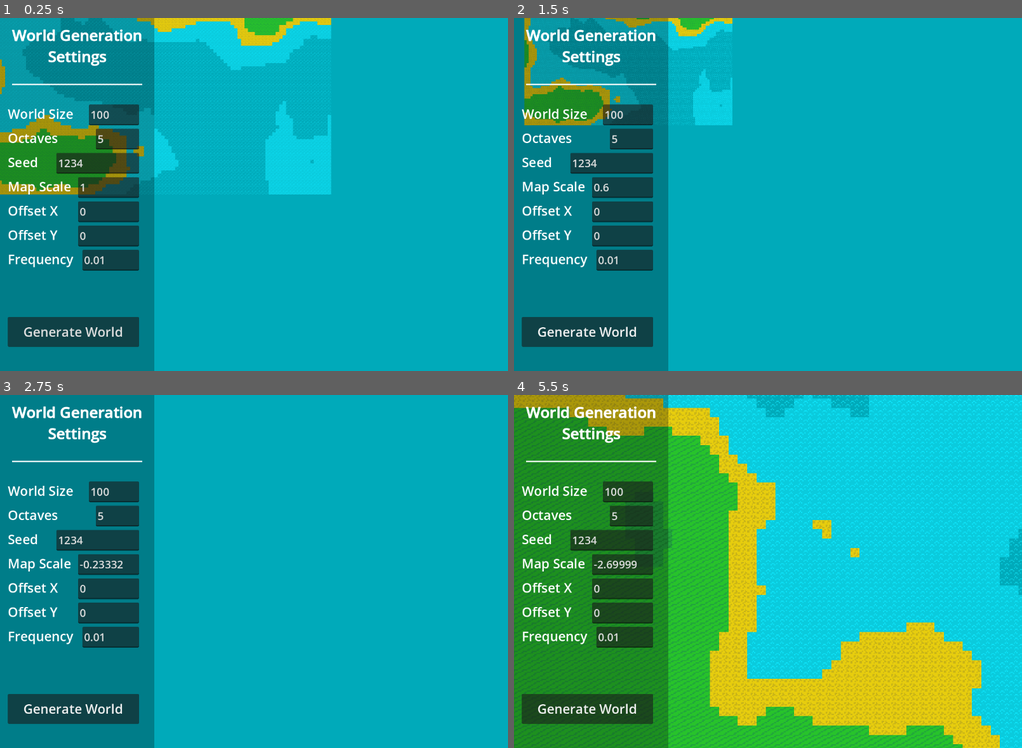
Above: before the commit, frames 1-4 (two rows, left to right).
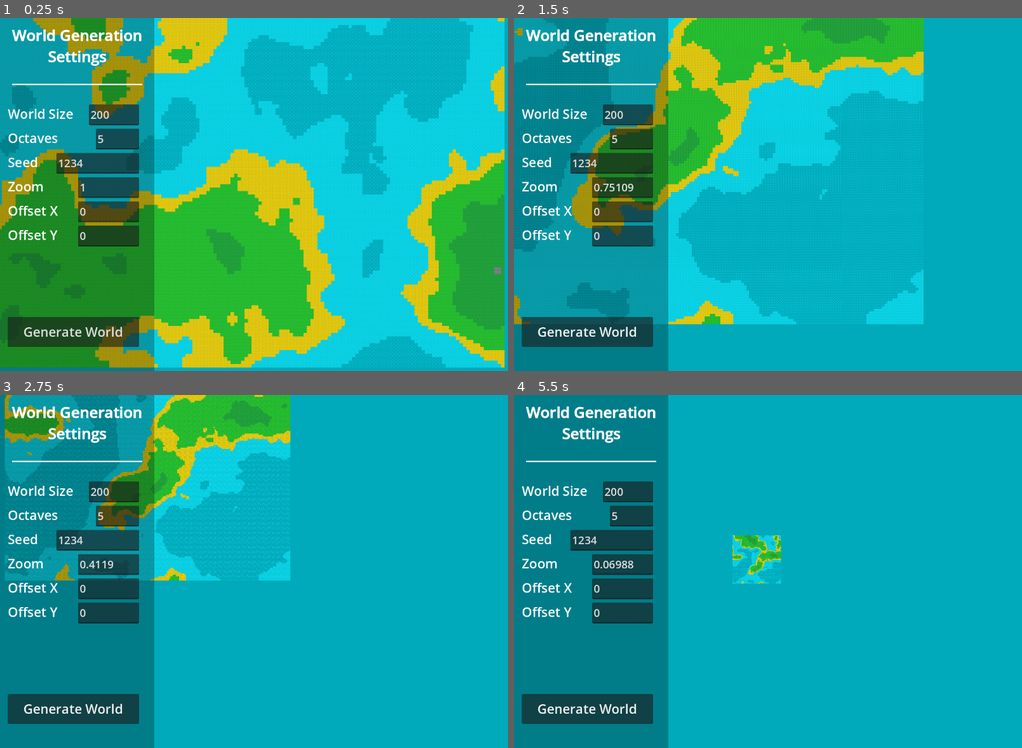
Above: after the commit, the same moments.

Repository: B0G4/BOG4T-s-World-Generator
Game: Godot game, scene res://main.tscn
The game is run twice, just before and just after one commit, with the same random seed, the same clock (stepped at 60 frames per second) and the same inputs.
Inputs (mouse positions are in pixels of both pictures, inside the frame that each line leads up to):
- Up to frame 1 (0.25 s): no input
- Up to frame 2 (1.5 s): click "Generate World" at 0.5 s; tap Enter at 1.25 s; move the mouse to (879, 176) at 1.27 s; hold D (right) from 1.28 s (still down); hold Mouse wheel down (scrolldown) from 1.28 s (still down)
- Up to frame 3 (2.75 s): tap Mouse wheel up (scrollup) at 1.55, 2.1 s; move the mouse to (152, 589) at 2.02 s; release D (right) at 2.03 s; release Mouse wheel down (scrolldown) at 2.03 s; hold S (down) from 2.03 s (still down); tap Mouse wheel down (scrolldown) at 2.3 s
- Up to frame 4 (5.5 s): move the mouse to (818, 493) at 2.77 s; release S (down) at 2.78 s; hold D (right) 2.78-3.53 s; hold Mouse wheel down (scrolldown) 2.78-3.53 s; tap Mouse wheel up (scrollup) at 3.05, 3.6, 4.55, 5.1 s; move the mouse to (742, 642) at 3.52 s; hold W (up) 3.53-4.28 s; tap Mouse wheel down (scrolldown) at 3.8, 5.3 s; move the mouse to (920, 624) at 4.27 s; hold Mouse wheel down (scrolldown) 4.28-5.03 s; hold A (left) from 4.28 s (still down); move the mouse to (615, 518) at 5.02 s

The runs differ from the first frame. In frame 1, 76% of the frame differs, in the area x 0-100%, y 0-100%; in frame 2, 40%; in frame 3, 16%; in frame 4, 97%.

Commit message:
improved camera and stuff

Diff:
--- a/main.gd
+++ b/main.gd
@@ -1,49 +1,62 @@
 extends Node2D
 
-
+@onready var camera = $"Camera2D"
+@onready var ui = $"UserInterfaceLayer/User Interface"
 var new = Vector2i.ZERO
 
 
 func _ready() -> void:
-	$"Map"._generate_world(100, 1234, 5, 2, Vector3(0, 0, 0))
+	$"Map"._generate_world(200, 1, 5, 2, Vector3(0, 0, 0))
 
 
 func _process(delta) -> void:
-	$"User Interface/FPS".text = "FPS " + str(Engine.get_frames_per_second())
+	camera_movement(delta)
+	camera_fixing()
+
+
+func camera_movement(delta):
+	ui.get_node("FPS").text = "FPS " + str(Engine.get_frames_per_second())
 	if Input.is_action_pressed("scrollup"):
-		$"Map".scale += Vector2(2 * delta, 2 * delta)
-		$"User Interface/Options/Map Scale/TextEdit".text = str(_round($"Map".scale.x, 5))
+		camera.zoom += Vector2(1 * delta, 1 * delta) * camera.zoom.length()
+		ui.get_node("Options/Map Scale/TextEdit").text = str(_round(camera.zoom.x, 5))
 	elif Input.is_action_pressed("scrolldown"):
-		$"Map".scale -= Vector2(2 * delta, 2 * delta)
-		$"User Interface/Options/Map Scale/TextEdit".text = str(_round($"Map".scale.x, 5))
+		camera.zoom -= Vector2(1 * delta, 1 * delta) * camera.zoom.length()
+		ui.get_node("Options/Map Scale/TextEdit").text = str(_round(camera.zoom.x, 5))
 	if Input.is_action_pressed("up"):
-		$"Map".position.y += 500 * delta
+		camera.position.y -= 500 * delta
 	elif Input.is_action_pressed("down"):
-		$"Map".position.y -= 500 * delta
+		camera.position.y += 500 * delta
 	if Input.is_action_pressed("left"):
-		$"Map".position.x += 500 * delta
+		camera.position.x -= 500 * delta
 	elif Input.is_action_pressed("right"):
-		$"Map".position.x -= 500 * delta
+		camera.position.x += 500 * delta
 
 
 func _on_button_pressed() -> void:
-	var size = int($"User Interface/Options/World Size/TextEdit".text)
-	var seed = int($"User Interface/Options/Seed/TextEdit".text)
-	var octaves = int($"User Interface/Options/Octaves/TextEdit".text)
+	var size = int(ui.get_node("Options/World Size/TextEdit").text)
+	var seed = int(ui.get_node("Options/Seed/TextEdit").text)
+	var octaves = int(ui.get_node("Options/Octaves/TextEdit").text)
 	var lucanarity= 2
-	var frequency = float($"User Interface/Options/Frequency/TextEdit".text)
-	var offset = Vector3(int($"User Interface/Options/OffsetX/TextEdit".text),  int($"User Interface/Options/OffsetY/TextEdit".text), 0)
+	var frequency = float(ui.get_node("Options/Frequency/TextEdit").text)
+	var offset = Vector3(int(ui.get_node("Options/OffsetX/TextEdit").text),  int(ui.get_node("Options/OffsetY/TextEdit").text), 0)
 
-	var map_scale = float($"User Interface/Options/Map Scale/TextEdit".text)
-	$"Map".scale = Vector2(map_scale, map_scale)
+	var zom = float(ui.get_node("Options/Map Scale/TextEdit").text)
+	camera.zoom = Vector2(zom, zom)
 
 	$"Map"._generate_world(size, seed, octaves, lucanarity, offset)
 
 
+func camera_fixing() -> void:
+	if camera.zoom < Vector2(0.01, 0.01):
+		camera.zoom = Vector2(0.01, 0.01)
+	if camera.zoom > Vector2(40, 40):
+		camera.zoom = Vector2(40, 40)
+
+
 func generate_random_world() -> void:
 	# Info gather
-	var world_size = int($"User Interface/Options/World Size/TextEdit".text)
-	var octaves = int($"User Interface/Options/Octaves/TextEdit".text)
+	var world_size = int(ui.get_node("Options/World Size/TextEdit").text)
+	var octaves = int(ui.get_node("Options/Octaves/TextEdit").text)
 	# Generation
 	new = Vector2i.ZERO
 	for i in range(world_size * world_size):
--- a/main.tscn
+++ b/main.tscn
@@ -17,7 +17,13 @@
 [node name="main" type="Node2D"]
 script = ExtResource("1_h78e0")
 
-[node name="Background Noise" type="Sprite2D" parent="."]
+[node name="Camera2D" type="Camera2D" parent="."]
+offset = Vector2(586, 408)
+
+[node name="BackgroundLayer" type="CanvasLayer" parent="."]
+layer = -1
+
+[node name="Background Noise" type="Sprite2D" parent="BackgroundLayer"]
 visible = false
 modulate = Color(0.419608, 0.541176, 0.682353, 1)
 material = SubResource("ShaderMaterial_obrea")
@@ -25,7 +31,7 @@
 scale = Vector2(4.57812, 3.1875)
 texture = SubResource("NoiseTexture2D_nt5se")
 
-[node name="Background Ocean" type="Sprite2D" parent="."]
+[node name="Background Ocean" type="Sprite2D" parent="BackgroundLayer"]
 modulate = Color(0, 0.666667, 0.729412, 1)
 position = Vector2(1172, 816)
 scale = Vector2(7.81333, 5.44)
@@ -34,25 +40,28 @@
 [node name="Map" parent="." instance=ExtResource("2_a56lh")]
 position = Vector2(364, 8)
 
-[node name="User Interface" type="Control" parent="."]
+[node name="UserInterfaceLayer" type="CanvasLayer" parent="."]
+layer = 3
+
+[node name="User Interface" type="Control" parent="UserInterfaceLayer"]
 layout_mode = 3
 anchors_preset = 0
 offset_right = 356.0
 offset_bottom = 800.0
 
-[node name="Control Background" type="Sprite2D" parent="User Interface"]
+[node name="Control Background" type="Sprite2D" parent="UserInterfaceLayer/User Interface"]
 modulate = Color(0, 0, 0, 0.262745)
 position = Vector2(178, 816)
 scale = Vector2(1.18667, 5.44)
 texture = ExtResource("1_meq4j")
 
-[node name="Control Background2" type="Sprite2D" parent="User Interface"]
+[node name="Control Background2" type="Sprite2D" parent="UserInterfaceLayer/User Interface"]
 modulate = Color(0, 0, 0, 0.262745)
 position = Vector2(178, 1224)
 scale = Vector2(1.18667, 2.72)
 texture = ExtResource("1_meq4j")
 
-[node name="Title" type="RichTextLabel" parent="User Interface"]
+[node name="Title" type="RichTextLabel" parent="UserInterfaceLayer/User Interface"]
 layout_mode = 0
 offset_left = 1.0
 offset_top = 15.0
@@ -67,7 +76,7 @@
 text = "[center]World Generation
 Settings[/center]"
 
-[node name="Information" type="RichTextLabel" parent="User Interface"]
+[node name="Information" type="RichTextLabel" parent="UserInterfaceLayer/User Interface"]
 layout_mode = 0
 offset_left = 15.0
 offset_top = 983.0
@@ -78,7 +87,7 @@
 
 Arrow keys  -  Zooming"
 
-[node name="FPS" type="Label" parent="User Interface"]
+[node name="FPS" type="Label" parent="UserInterfaceLayer/User Interface"]
 layout_mode = 0
 offset_left = 15.0
 offset_top = 836.0
@@ -86,7 +95,7 @@
 offset_bottom = 859.0
 text = "FPS 60"
 
-[node name="Options" type="Control" parent="User Interface"]
+[node name="Options" type="Control" parent="UserInterfaceLayer/User Interface"]
 layout_mode = 1
 anchor_left = 0.051
 anchor_top = 0.25
@@ -96,7 +105,7 @@
 offset_right = -0.11203
 offset_bottom = -6.10352e-05
 
-[node name="Cancel writing text" type="Button" parent="User Interface/Options"]
+[node name="Cancel writing text" type="Button" parent="UserInterfaceLayer/User Interface/Options"]
 modulate = Color(1, 1, 1, 0)
 layout_mode = 0
 offset_left = -18.0
@@ -106,7 +115,7 @@
 text = "I don't know how else"
 flat = true
 
-[node name="World Size" type="SplitContainer" parent="User Interface/Options"]
+[node name="World Size" type="SplitContainer" parent="UserInterfaceLayer/User Interface/Options"]
 layout_mode = 1
 anchors_preset = -1
 anchor_right = 1.0
@@ -115,20 +124,20 @@
 offset_bottom = 1.216
 split_offset = 175
 
-[node name="RichTextLabel" type="RichTextLabel" parent="User Interface/Options/World Size"]
+[node name="RichTextLabel" type="RichTextLabel" parent="UserInterfaceLayer/User Interface/Options/World Size"]
 layout_mode = 2
 theme_override_font_sizes/normal_font_size = 30
 bbcode_enabled = true
 text = "World Size"
 
-[node name="TextEdit" type="LineEdit" parent="User Interface/Options/World Size"]
-layout_mode = 2
-theme_override_font_sizes/font_size = 25
-text = "100"
-placeholder_text = "100"
+[node name="TextEdit" type="LineEdit" parent="UserInterfaceLayer/User Interface/Options/World Size"]
+layout_mode = 2
+theme_override_font_sizes/font_size = 25
+text = "200"
+placeholder_text = "200"
 secret_character = "#"
 
-[node name="Octaves" type="SplitContainer" parent="User Interface/Options"]
+[node name="Octaves" type="SplitContainer" parent="UserInterfaceLayer/User Interface/Options"]
 layout_mode = 1
 anchors_preset = -1
 anchor_top = 0.103
@@ -139,19 +148,19 @@
 offset_bottom = 1.184
 split_offset = 200
 
-[node name="RichTextLabel" type="RichTextLabel" parent="User Interface/Options/Octaves"]
+[node name="RichTextLabel" type="RichTextLabel" parent="UserInterfaceLayer/User Interface/Options/Octaves"]
 layout_mode = 2
 theme_override_font_sizes/normal_font_size = 30
 bbcode_enabled = true
 text = "Octaves"
 
-[node name="TextEdit" type="LineEdit" parent="User Interface/Options/Octaves"]
+[node name="TextEdit" type="LineEdit" parent="UserInterfaceLayer/User Interface/Options/Octaves"]
 layout_mode = 2
 theme_override_font_sizes/font_size = 25
 text = "5"
 placeholder_text = "5"
 
-[node name="Seed" type="SplitContainer" parent="User Interface/Options"]
+[node name="Seed" type="SplitContainer" parent="UserInterfaceLayer/User Interface/Options"]
 layout_mode = 1
 anchors_preset = -1
 anchor_top = 0.206
@@ -162,19 +171,19 @@
 offset_bottom = 0.0640106
 split_offset = 100
 
-[node name="RichTextLabel" type="RichTextLabel" parent="User Interface/Options/Seed"]
+[node name="RichTextLabel" type="RichTextLabel" parent="UserInterfaceLayer/User Interface/Options/Seed"]
 layout_mode = 2
 theme_override_font_sizes/normal_font_size = 30
 bbcode_enabled = true
 text = "Seed"
 
-[node name="TextEdit" type="LineEdit" parent="User Interface/Options/Seed"]
+[node name="TextEdit" type="LineEdit" parent="UserInterfaceLayer/User Interface/Options/Seed"]
 layout_mode = 2
 theme_override_font_sizes/font_size = 25
 text = "1234"
 placeholder_text = "1234"
 
-[node name="Map Scale" type="SplitContainer" parent="User Interface/Options"]
+[node name="Map Scale" type="SplitContainer" parent="UserInterfaceLayer/User Interface/Options"]
 layout_mode = 1
 anchors_preset = -1
 anchor_top = 0.309
@@ -185,19 +194,19 @@
 offset_bottom = 0.0320129
 split_offset = 150
 
-[node name="RichTextLabel" type="RichTextLabel" parent="User Interface/Options/Map Scale"]
-layout_mode = 2
-theme_override_font_sizes/normal_font_size = 30
-bbcode_enabled = true
-text = "Map Scale"
-
-[node name="TextEdit" type="LineEdit" parent="User Interface/Options/Map Scale"]
+[node name="RichTextLabel" type="RichTextLabel" parent="UserInterfaceLayer/User Interface/Options/Map Scale"]
+layout_mode = 2
+theme_override_font_sizes/normal_font_size = 30
+bbcode_enabled = true
+text = "Zoom"
+
+[node name="TextEdit" type="LineEdit" parent="UserInterfaceLayer/User Interface/Options/Map Scale"]
 layout_mode = 2
 theme_override_font_sizes/font_size = 25
 text = "1"
 placeholder_text = "1"
 
-[node name="OffsetX" type="SplitContainer" parent="User Interface/Options"]
+[node name="OffsetX" type="SplitContainer" parent="UserInterfaceLayer/User Interface/Options"]
 layout_mode = 1
 anchors_preset = -1
 anchor_top = 0.412
@@ -208,19 +217,19 @@
 offset_bottom = 3.05176e-05
 split_offset = 150
 
-[node name="RichTextLabel" type="RichTextLabel" parent="User Interface/Options/OffsetX"]
+[node name="RichTextLabel" type="RichTextLabel" parent="UserInterfaceLayer/User Interface/Options/OffsetX"]
 layout_mode = 2
 theme_override_font_sizes/normal_font_size = 30
 bbcode_enabled = true
 text = "Offset X"
 
-[node name="TextEdit" type="LineEdit" parent="User Interface/Options/OffsetX"]
+[node name="TextEdit" type="LineEdit" parent="UserInterfaceLayer/User Interface/Options/OffsetX"]
 layout_mode = 2
 theme_override_font_sizes/font_size = 25
 text = "0"
 placeholder_text = "0"
 
-[node name="OffsetY" type="SplitContainer" parent="User Interface/Options"]
+[node name="OffsetY" type="SplitContainer" parent="UserInterfaceLayer/User Interface/Options"]
 layout_mode = 1
 anchors_preset = -1
 anchor_top = 0.515
@@ -231,19 +240,20 @@
 offset_bottom = -0.0319824
 split_offset = 150
 
-[node name="RichTextLabel" type="RichTextLabel" parent="User Interface/Options/OffsetY"]
+[node name="RichTextLabel" type="RichTextLabel" parent="UserInterfaceLayer/User Interface/Options/OffsetY"]
 layout_mode = 2
 theme_override_font_sizes/normal_font_size = 30
 bbcode_enabled = true
 text = "Offset Y"
 
-[node name="TextEdit" type="LineEdit" parent="User Interface/Options/OffsetY"]
+[node name="TextEdit" type="LineEdit" parent="UserInterfaceLayer/User Interface/Options/OffsetY"]
 layout_mode = 2
 theme_override_font_sizes/font_size = 25
 text = "0"
 placeholder_text = "0"
 
-[node name="Frequency" type="SplitContainer" parent="User Interface/Options"]
+[node name="Frequency" type="SplitContainer" parent="UserInterfaceLayer/User Interface/Options"]
+visible = false
 layout_mode = 1
 anchors_preset = -1
 anchor_top = 0.515
@@ -254,19 +264,19 @@
 offset_bottom = 55.9681
 split_offset = 160
 
-[node name="RichTextLabel" type="RichTextLabel" parent="User Interface/Options/Frequency"]
+[node name="RichTextLabel" type="RichTextLabel" parent="UserInterfaceLayer/User Interface/Options/Frequency"]
 layout_mode = 2
 theme_override_font_sizes/normal_font_size = 30
 bbcode_enabled = true
 text = "Frequency"
 
-[node name="TextEdit" type="LineEdit" parent="User Interface/Options/Frequency"]
+[node name="TextEdit" type="LineEdit" parent="UserInterfaceLayer/User Interface/Options/Frequency"]
 layout_mode = 2
 theme_override_font_sizes/font_size = 25
 text = "0.01"
 placeholder_text = "0.01"
 
-[node name="Generate World" type="Button" parent="User Interface/Options"]
+[node name="Generate World" type="Button" parent="UserInterfaceLayer/User Interface/Options"]
 layout_mode = 1
 anchors_preset = -1
 anchor_top = 0.902
@@ -278,7 +288,7 @@
 theme_override_styles/focus = SubResource("StyleBoxEmpty_qvxme")
 text = "Generate World"
 
-[node name="TextureRect" type="TextureRect" parent="User Interface"]
+[node name="TextureRect" type="TextureRect" parent="UserInterfaceLayer/User Interface"]
 layout_mode = 1
 anchors_preset = -1
 offset_left = 28.0
@@ -288,7 +298,4 @@
 texture = ExtResource("1_meq4j")
 expand_mode = 1
 
-[node name="Camera2D" type="Camera2D" parent="."]
-anchor_mode = 0
-
-[connection signal="pressed" from="User Interface/Options/Generate World" to="." method="_on_button_pressed"]
+[connection signal="pressed" from="UserInterfaceLayer/User Interface/Options/Generate World" to="." method="_on_button_pressed"]
--- a/map.gd
+++ b/map.gd
@@ -14,6 +14,8 @@
 # Nice seeds
 # - 41223532
 # - 9124
+# Nice zooms
+# - 0.11892
 
 
 func _generate_world(size=100, seed=1234, octaves=5, lucanarity=2, offset=Vector3.ZERO, frequency=0.01) -> void:
@@ -37,7 +39,7 @@
 
 
 func _get_tile_index(noise_sample):
-	if noise_sample < -0.1:
+	if noise_sample < -0.15:
 		return TILES.waterdark
 	elif noise_sample < 0:
 		return TILES.water
